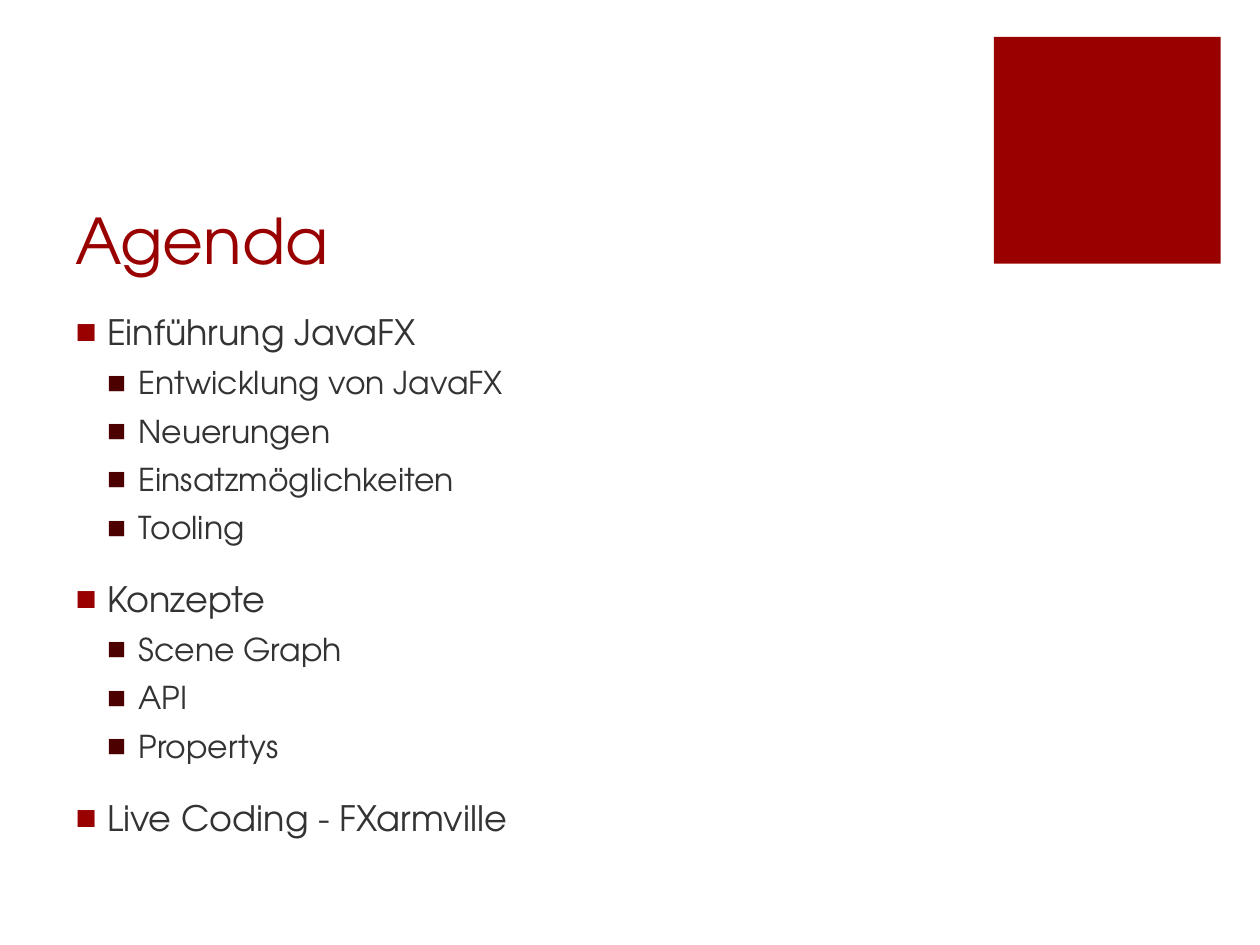
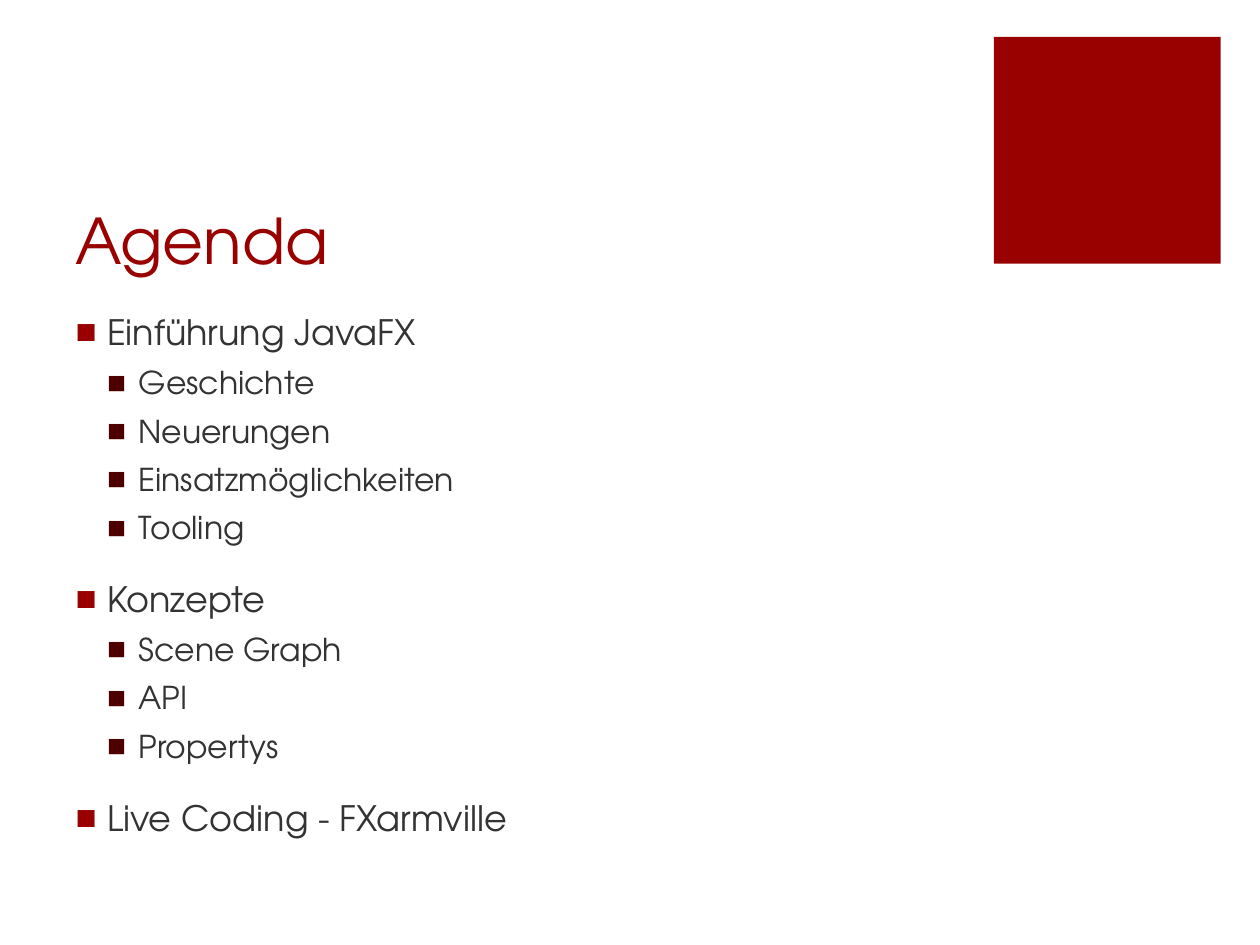
Before and after one commit to Morkunas/jfxusergroup, a slide deck: slide 2 of JavaFX-UserGroup.pptx. Drawn at 1260x945 pixels with LibreOffice and Linux fonts; fonts in the diff are those of the drawing; background and template pictures are left out. Boxes give left, top, right and bottom in pixels: in the first picture for what was removed or moved away, otherwise in the second. Text is boxed around its words. In the diff, an @@ line names an element or a change of style, - is before the commit and + after.

```diff
--- a/JavaFX-UserGroup.pptx
+++ b/JavaFX-UserGroup.pptx
@@ text at (x1=139, y1=370, x2=315, y2=395): text changed @@
-  ■ Entwicklung von JavaFX
+  ■ Geschichte
```
Also in this commit, not shown: 7 other slides changed, 3 slides added, 1 slide removed.
